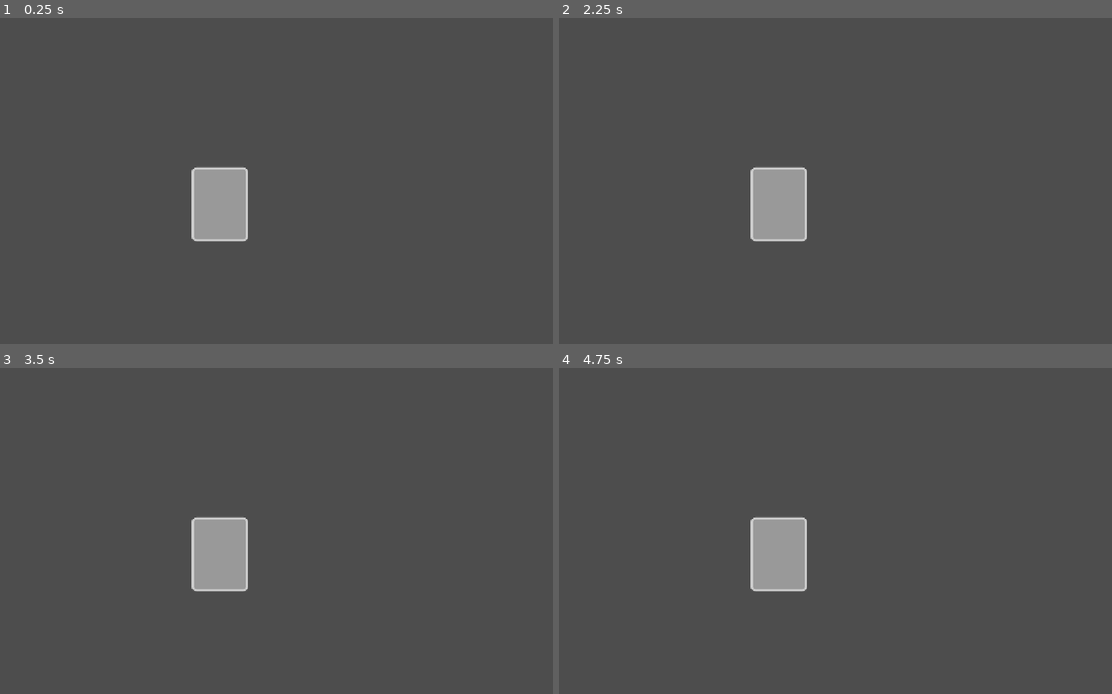
Above: before the commit, frames 1-4 (two rows, left to right).
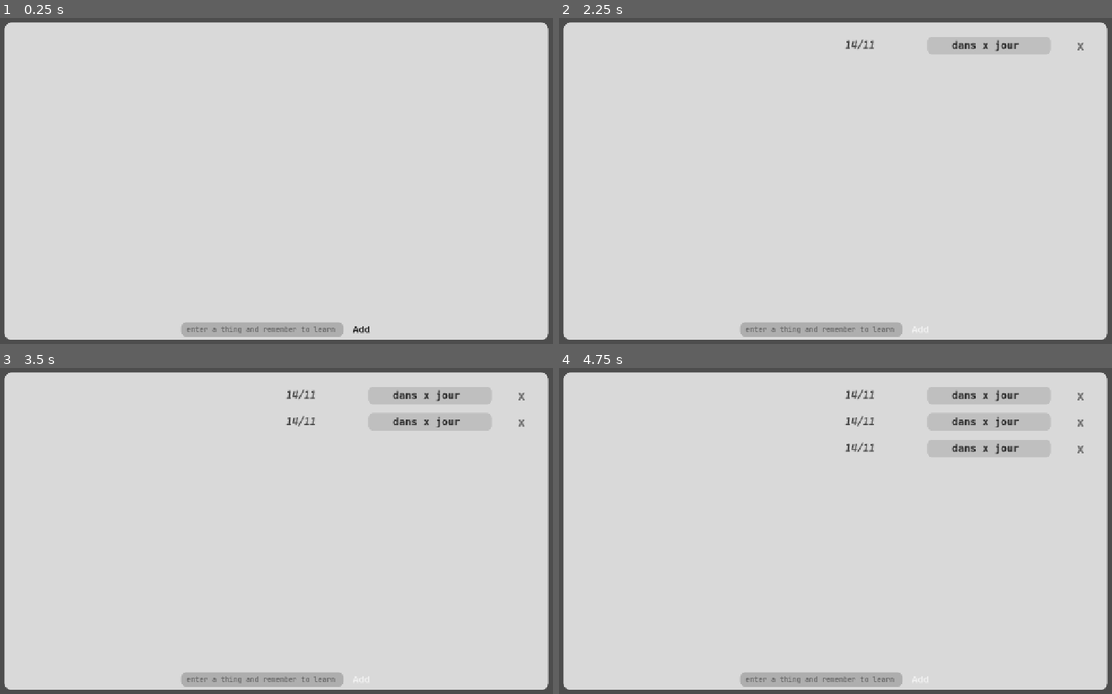
Above: after the commit, the same moments.

Repository: t0qen/noos
Game: Godot game, scene res://app/scenes/apps/memo.tscn
The game is run twice, just before and just after one commit, with the same random seed, the same clock (stepped at 60 frames per second) and the same inputs. This scene is started directly instead of the project's main scene.
Inputs (mouse positions are in pixels of both pictures, inside the frame that each line leads up to):
- Up to frame 1 (0.25 s): no input
- Up to frame 2 (2.25 s): click (918, 327) at 0.5 s, where only the run after the commit has a clickable "Add"; click (1078, 44) at 1.25 s, where only the run after the commit has a clickable "x"; click (918, 327) at 2 s, where only the run after the commit has a clickable "Add"
- Up to frame 3 (3.5 s): click (359, 677) at 2.75 s, where only the run after the commit has a clickable "Add"
- Up to frame 4 (4.75 s): tap Enter at 3.5 s; move the mouse to (957, 521) at 3.52 s; tap Mouse wheel up (decrease_font) at 3.6 s; tap Middle mouse button (reset_font_size) at 4.25 s; move the mouse to (724, 557) at 4.27 s; tap Mouse wheel down (increase_font) at 4.35 s

The runs differ from the first frame. In frame 1, 96% of the frame differs, in the area x 0-100%, y 1-99%; in frame 2, 96%; in frame 3, 95%; in frame 4, 95%.

Commit message:
Began memo reminder

Diff:
--- a/app/scenes/apps/memo.tscn
+++ b/app/scenes/apps/memo.tscn
@@ -1,23 +1,119 @@
-[gd_scene load_steps=3 format=3 uid="uid://dbfuvxumfy2hb"]
+[gd_scene load_steps=13 format=3 uid="uid://dbfuvxumfy2hb"]
 
 [ext_resource type="PackedScene" uid="uid://c42gelag4evva" path="res://app/scenes/apps/schem.tscn" id="1_q01w4"]
+[ext_resource type="FontFile" uid="uid://d1n0ho86latqk" path="res://app/assets/fonts/0xProtoNerdFontPropo-Bold.ttf" id="2_61ogc"]
+[ext_resource type="Script" uid="uid://dpi67lwol2oh6" path="res://app/scripts/apps/memo_reminder.gd" id="2_7805a"]
+[ext_resource type="FontFile" uid="uid://y4i3q5orpibv" path="res://app/assets/fonts/JetBrainsMonoNerdFont-Medium.ttf" id="3_c2jno"]
 
 [sub_resource type="StyleBoxFlat" id="StyleBoxFlat_q01w4"]
-border_width_left = 5
-border_width_top = 5
-border_width_right = 5
-border_width_bottom = 5
+bg_color = Color(0.85098, 0.85098, 0.85098, 1)
+border_width_left = 10
+border_width_top = 10
+border_width_right = 10
+border_width_bottom = 10
+border_color = Color(0.85098, 0.85098, 0.85098, 1)
+corner_radius_top_left = 15
+corner_radius_top_right = 15
+corner_radius_bottom_right = 15
+corner_radius_bottom_left = 15
+
+[sub_resource type="StyleBoxFlat" id="StyleBoxFlat_8uunl"]
+bg_color = Color(0.683077, 0.683077, 0.683077, 1)
+border_width_left = 10
+border_width_top = 10
+border_width_right = 10
+border_width_bottom = 10
+border_color = Color(0.682353, 0.682353, 0.682353, 1)
 corner_radius_top_left = 10
 corner_radius_top_right = 10
 corner_radius_bottom_right = 10
 corner_radius_bottom_left = 10
 
+[sub_resource type="StyleBoxEmpty" id="StyleBoxEmpty_bslvj"]
+
+[sub_resource type="StyleBoxEmpty" id="StyleBoxEmpty_7805a"]
+
+[sub_resource type="StyleBoxEmpty" id="StyleBoxEmpty_ibcrw"]
+
+[sub_resource type="StyleBoxEmpty" id="StyleBoxEmpty_c2jno"]
+
+[sub_resource type="StyleBoxEmpty" id="StyleBoxEmpty_d1538"]
+
+[sub_resource type="StyleBoxEmpty" id="StyleBoxEmpty_2mmxd"]
+
 [node name="memo" instance=ExtResource("1_q01w4")]
+offset_right = -1256.0
+offset_bottom = -776.0
+script = ExtResource("2_7805a")
 
-[node name="Panel" type="Panel" parent="." index="1"]
+[node name="app-container" parent="." index="0"]
+visible = false
+
+[node name="background" type="Panel" parent="." index="1"]
 layout_mode = 0
-offset_left = 448.0
-offset_top = 352.0
-offset_right = 576.0
-offset_bottom = 520.0
+offset_left = 24.0
+offset_top = 24.0
+offset_right = 1256.0
+offset_bottom = 744.0
 theme_override_styles/panel = SubResource("StyleBoxFlat_q01w4")
+
+[node name="background2" type="Panel" parent="." index="2"]
+layout_mode = 0
+offset_left = 424.0
+offset_top = 704.0
+offset_right = 792.0
+offset_bottom = 736.0
+theme_override_styles/panel = SubResource("StyleBoxFlat_8uunl")
+
+[node name="input" type="LineEdit" parent="." index="3"]
+layout_mode = 0
+offset_left = 432.0
+offset_top = 704.0
+offset_right = 784.0
+offset_bottom = 735.0
+theme_override_colors/caret_color = Color(0.521569, 0.521569, 0.521569, 1)
+theme_override_colors/font_placeholder_color = Color(0.359069, 0.359069, 0.359069, 1)
+theme_override_colors/font_color = Color(0, 0, 0, 1)
+theme_override_constants/caret_width = 8
+theme_override_fonts/font = ExtResource("3_c2jno")
+theme_override_styles/focus = SubResource("StyleBoxEmpty_bslvj")
+placeholder_text = "enter a thing and remember to learn it"
+max_length = 40
+flat = true
+caret_blink = true
+
+[node name="add" type="Button" parent="." index="4"]
+layout_mode = 1
+anchors_preset = -1
+anchor_right = 12.667
+anchor_bottom = 5.0
+offset_left = 808.0
+offset_top = 704.0
+offset_right = 553.992
+offset_bottom = 616.0
+grow_horizontal = 2
+grow_vertical = 2
+theme_override_colors/font_color = Color(0.10748, 0.10748, 0.10748, 1)
+theme_override_fonts/font = ExtResource("2_61ogc")
+theme_override_font_sizes/font_size = 21
+theme_override_styles/focus = SubResource("StyleBoxEmpty_7805a")
+theme_override_styles/hover_pressed = SubResource("StyleBoxEmpty_ibcrw")
+theme_override_styles/hover = SubResource("StyleBoxEmpty_c2jno")
+theme_override_styles/pressed = SubResource("StyleBoxEmpty_d1538")
+theme_override_styles/normal = SubResource("StyleBoxEmpty_2mmxd")
+text = "Add"
+flat = true
+
+[node name="ScrollContainer" type="ScrollContainer" parent="." index="5"]
+custom_minimum_size = Vector2(100, 100)
+layout_mode = 0
+offset_left = 48.0
+offset_top = 48.0
+offset_right = 1232.0
+offset_bottom = 696.0
+
+[node name="VBoxContainer" type="VBoxContainer" parent="ScrollContainer" index="0"]
+layout_mode = 2
+
+[connection signal="text_submitted" from="input" to="." method="_on_input_text_submitted"]
+[connection signal="pressed" from="add" to="." method="_on_add_pressed"]
--- /dev/null
+++ b/app/scenes/apps/memo_reminder/memo_items.tscn
@@ -0,0 +1,120 @@
+[gd_scene load_steps=12 format=3 uid="uid://cjpcvbuuqwnwj"]
+
+[ext_resource type="FontFile" uid="uid://b3f143kxupihc" path="res://app/assets/fonts/MesloLGMNerdFontPropo-Bold.ttf" id="1_5y0bl"]
+[ext_resource type="Script" uid="uid://oo81v71twq0v" path="res://app/scripts/apps/memo_items.gd" id="1_v70p2"]
+[ext_resource type="FontFile" uid="uid://b8hd84tfqnoqy" path="res://app/assets/fonts/CaskaydiaMonoNerdFontMono-SemiBoldItalic.ttf" id="2_v70p2"]
+[ext_resource type="FontFile" uid="uid://bjpvol8rhvix7" path="res://app/assets/fonts/CaskaydiaMonoNerdFontMono-Regular.ttf" id="3_xvse1"]
+[ext_resource type="FontFile" uid="uid://d1n0ho86latqk" path="res://app/assets/fonts/0xProtoNerdFontPropo-Bold.ttf" id="4_i1j7v"]
+
+[sub_resource type="StyleBoxFlat" id="StyleBoxFlat_0ivf2"]
+bg_color = Color(0.74978, 0.74978, 0.74978, 1)
+border_width_left = 10
+border_width_top = 10
+border_width_right = 10
+border_width_bottom = 10
+border_color = Color(0.74902, 0.74902, 0.74902, 1)
+corner_radius_top_left = 10
+corner_radius_top_right = 10
+corner_radius_bottom_right = 10
+corner_radius_bottom_left = 10
+
+[sub_resource type="StyleBoxEmpty" id="StyleBoxEmpty_4e2cx"]
+
+[sub_resource type="StyleBoxEmpty" id="StyleBoxEmpty_vrj1s"]
+
+[sub_resource type="StyleBoxEmpty" id="StyleBoxEmpty_femmq"]
+
+[sub_resource type="StyleBoxEmpty" id="StyleBoxEmpty_w1t5p"]
+
+[sub_resource type="StyleBoxEmpty" id="StyleBoxEmpty_yt2cs"]
+
+[node name="memo_items" type="Control"]
+custom_minimum_size = Vector2(1184, 56)
+layout_mode = 3
+anchor_left = 0.037
+anchor_right = 0.962
+anchor_bottom = 0.07
+offset_left = -47.36
+offset_right = -47.3601
+grow_horizontal = 2
+grow_vertical = 2
+script = ExtResource("1_v70p2")
+
+[node name="app-container" type="ReferenceRect" parent="."]
+visible = false
+layout_mode = 1
+anchors_preset = 15
+anchor_right = 1.0
+anchor_bottom = 1.0
+offset_left = 32.0
+offset_top = 32.0
+offset_right = -32.0
+offset_bottom = -64.0
+grow_horizontal = 2
+grow_vertical = 2
+border_width = 3.0
+
+[node name="next_bg" type="Panel" parent="."]
+layout_mode = 0
+offset_left = 800.0
+offset_top = 8.0
+offset_right = 1080.0
+offset_bottom = 48.0
+theme_override_styles/panel = SubResource("StyleBoxFlat_0ivf2")
+
+[node name="next" type="Label" parent="."]
+layout_mode = 0
+offset_left = 800.0
+offset_top = 8.0
+offset_right = 1080.0
+offset_bottom = 48.0
+theme_override_colors/font_color = Color(0.147672, 0.147672, 0.147672, 1)
+theme_override_fonts/font = ExtResource("1_5y0bl")
+theme_override_font_sizes/font_size = 23
+text = "dans x jour "
+horizontal_alignment = 1
+vertical_alignment = 1
+
+[node name="from" type="Label" parent="."]
+layout_mode = 0
+offset_left = 584.0
+offset_top = 8.0
+offset_right = 712.0
+offset_bottom = 48.0
+theme_override_colors/font_color = Color(0.255659, 0.255659, 0.255659, 1)
+theme_override_fonts/font = ExtResource("2_v70p2")
+theme_override_font_sizes/font_size = 23
+text = "26/08"
+horizontal_alignment = 1
+vertical_alignment = 1
+
+[node name="name" type="Label" parent="."]
+layout_mode = 0
+offset_left = 8.0
+offset_top = 16.0
+offset_right = 477.0
+offset_bottom = 40.0
+theme_override_colors/font_color = Color(0.147672, 0.147672, 0.147672, 1)
+theme_override_fonts/font = ExtResource("3_xvse1")
+theme_override_font_sizes/font_size = 20
+text = "aaaaaaaaaaaaaaaaaaaaaaaaaaaaaaaaaaaaaaaa"
+vertical_alignment = 1
+
+[node name="kill" type="Button" parent="."]
+layout_mode = 0
+offset_left = 1128.0
+offset_top = 8.0
+offset_right = 1168.0
+offset_bottom = 48.0
+theme_override_colors/font_color = Color(0.442911, 0.442911, 0.442911, 1)
+theme_override_fonts/font = ExtResource("4_i1j7v")
+theme_override_font_sizes/font_size = 30
+theme_override_styles/focus = SubResource("StyleBoxEmpty_4e2cx")
+theme_override_styles/hover_pressed = SubResource("StyleBoxEmpty_vrj1s")
+theme_override_styles/hover = SubResource("StyleBoxEmpty_femmq")
+theme_override_styles/pressed = SubResource("StyleBoxEmpty_w1t5p")
+theme_override_styles/normal = SubResource("StyleBoxEmpty_yt2cs")
+text = "x"
+flat = true
+
+[connection signal="pressed" from="kill" to="." method="_on_kill_pressed"]
--- /dev/null
+++ b/app/scripts/apps/memo_items.gd
@@ -0,0 +1,28 @@
+extends Control
+
+var from
+var last
+
+#var study_interval = {1 (premiere fois) : 2 (combien jour), 2 : 4}
+#var current_interval = 2 (will be saved)
+#
+#func (): # avoir le nombre de jours entre from et strudy_interval(current)
+#	from + stody_interval(current) = supposed date** 31 ou 30**
+#   avoir le nombre de jours entre current date et supposed date
+#	.text = "dans {output} jours"
+#
+
+
+func _on_kill_pressed() -> void:
+	queue_free()
+
+func set_contents(name : String, from_value : String):
+	$name.text = name
+	$from.text = from_value
+	from = from_value
+
+func get_last(): # last time we had to study this
+	pass
+
+func calculate_next():
+	pass
--- /dev/null
+++ b/app/scripts/apps/memo_reminder.gd
@@ -0,0 +1,25 @@
+extends Control
+
+var item = preload("res://app/scenes/apps/memo_reminder/memo_items.tscn")
+
+var items_count : int = 0
+
+func add_item(name : String):
+	items_count += 1
+	var current_item = item.instantiate()
+	$ScrollContainer/VBoxContainer.add_child(current_item)
+
+
+	# current date
+	var datetime = Time.get_datetime_dict_from_system()
+	var output : String = str(datetime.day) + "/" + str(datetime.month)
+
+	current_item.set_contents(name, output)
+
+func _on_add_pressed() -> void:
+	add_item($input.text)
+	$input.text = ""
+
+func _on_input_text_submitted(new_text: String) -> void:
+	add_item(new_text)
+	$input.text = ""
Not shown, added: app/scripts/apps/memo_items.gd.uid
Not shown, added: app/scripts/apps/memo_reminder.gd.uid
